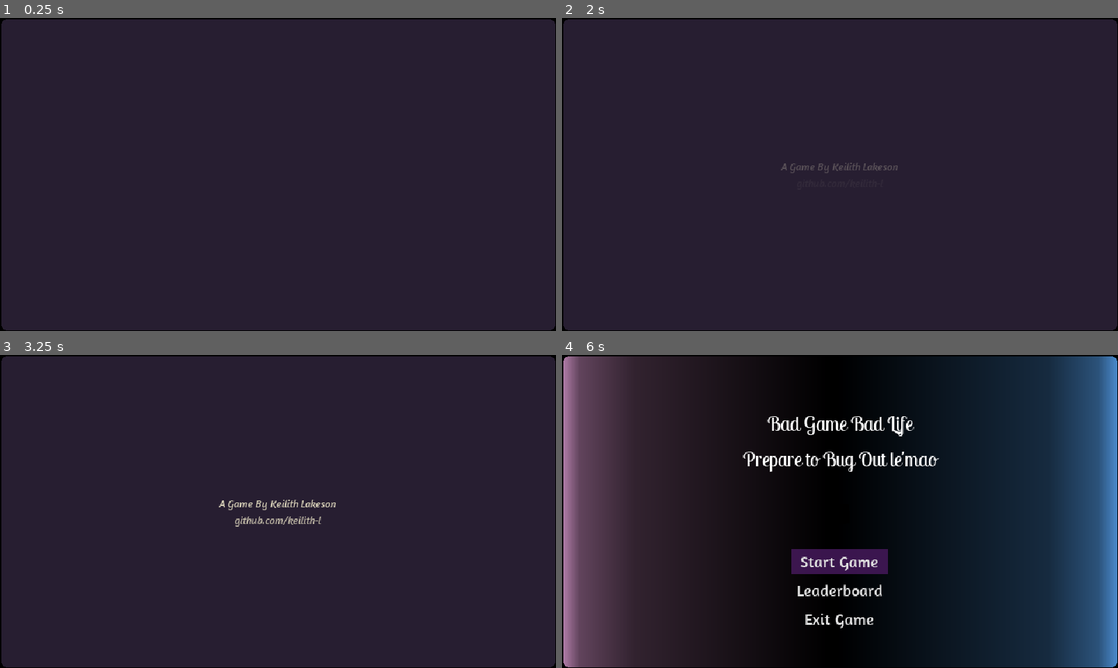
Above: before the commit, frames 1-4 (two rows, left to right).
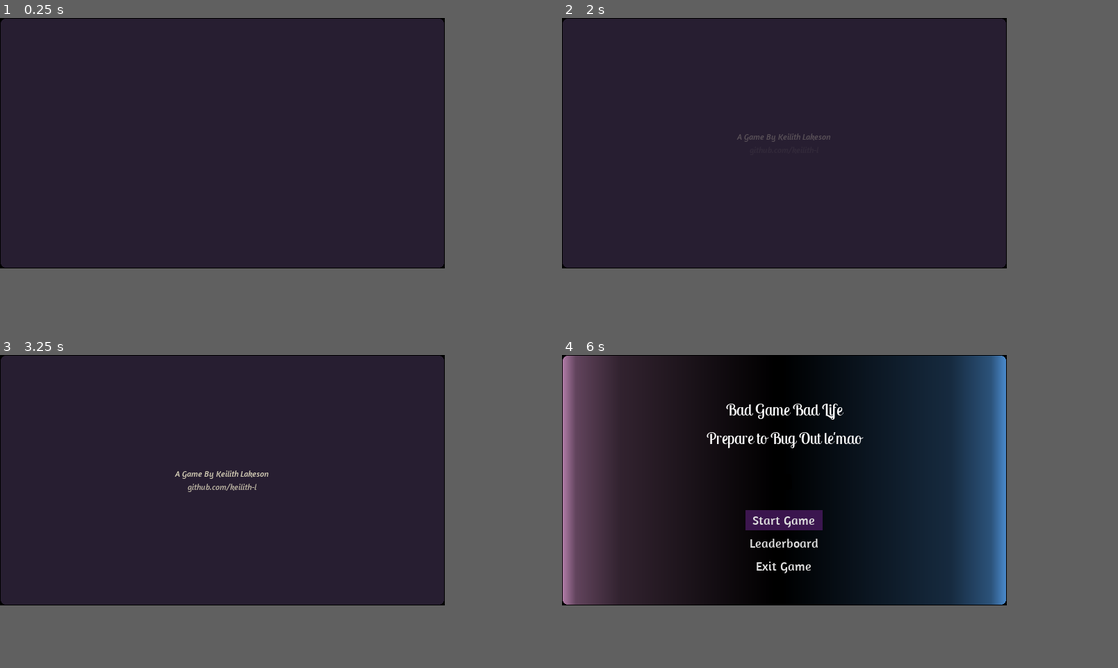
Above: after the commit, the same moments.

Repository: jlahman/ProjectArena
Game: Godot game, scene res://Game.tscn
The game is run twice, just before and just after one commit, with the same random seed, the same clock (stepped at 60 frames per second) and the same inputs. The engine's default icon, where the game draws it, is replaced by a stand-in: a white triangle on a blue panel in a dark square.
Inputs:
- Up to frame 1 (0.25 s): no input
- Up to frame 2 (2 s): tap Enter at 0.5 s; hold Right (move_right) 0.53-1.28 s; hold S (look_down) 0.53-1.28 s; tap Space at 1.25 s; hold Down (move_down) from 1.28 s (still down); tap A (look_left) at 1.35 s
- Up to frame 3 (3.25 s): release Down (move_down) at 2.03 s; hold Right (move_right) 2.03-2.78 s; hold D (look_right) 2.03-2.78 s; hold Up (move_up) from 2.78 s (still down); tap W (look_up) at 2.85 s
- Up to frame 4 (6 s): release Up (move_up) at 3.53 s; hold S (look_down) 3.53-4.28 s; hold Left (move_left) 3.53-5.03 s; tap A (look_left) at 4.35 s; hold Down (move_down) 5.03-5.78 s; hold D (look_right) 5.03-5.78 s; tap Enter at 5.75 s; hold Right (move_right) from 5.78 s (still down); tap W (look_up) at 5.85 s
In our replay, the window is 800x450 before the commit and 640x360 after it. These sizes can differ from the game's own. Grey fills any space a smaller window leaves; there, only what the larger window draws over its background counts as a difference.

The runs differ from the first frame. In frame 1, 1.1% of the frame differs, in the area x 0-100%, y 0-100%; in frame 2, 1.3%; in frame 3, 1.8%; in frame 4, 51%.

Commit message:
Decreased deadzone on aim stick input actions.

Diff:
--- a/Player/Weapons/SingleFire/SingleFire.gd
+++ b/Player/Weapons/SingleFire/SingleFire.gd
@@ -15,4 +15,4 @@
 	var horizontal = Input.get_action_strength("look_right") - Input.get_action_strength("look_left")
 	var vertical = Input.get_action_strength("look_down") - Input.get_action_strength("look_up")
 	if(horizontal != 0.0 or vertical != 0.0):
-		_look_dir = Vector2(horizontal, vertical).normalized()
+		_look_dir = (_look_dir + Vector2(horizontal, vertical).normalized())/2
--- a/project.godot
+++ b/project.godot
@@ -20,10 +20,6 @@
 
 window/size/width=640
 window/size/height=360
-window/size/borderless=true
-window/size/fullscreen=true
-window/size/test_width=1920
-window/size/test_height=1080
 window/stretch/mode="viewport"
 window/stretch/aspect="keep"
 
@@ -54,25 +50,25 @@
  ]
 }
 look_left={
-"deadzone": 0.5,
+"deadzone": 0.1,
 "events": [ Object(InputEventKey,"resource_local_to_scene":false,"resource_name":"","device":0,"alt":false,"shift":false,"control":false,"meta":false,"command":false,"pressed":false,"scancode":65,"unicode":0,"echo":false,"script":null)
 , Object(InputEventJoypadMotion,"resource_local_to_scene":false,"resource_name":"","device":0,"axis":2,"axis_value":-1.0,"script":null)
  ]
 }
 look_right={
-"deadzone": 0.5,
+"deadzone": 0.1,
 "events": [ Object(InputEventKey,"resource_local_to_scene":false,"resource_name":"","device":0,"alt":false,"shift":false,"control":false,"meta":false,"command":false,"pressed":false,"scancode":68,"unicode":0,"echo":false,"script":null)
 , Object(InputEventJoypadMotion,"resource_local_to_scene":false,"resource_name":"","device":0,"axis":2,"axis_value":1.0,"script":null)
  ]
 }
 look_up={
-"deadzone": 0.5,
+"deadzone": 0.1,
 "events": [ Object(InputEventKey,"resource_local_to_scene":false,"resource_name":"","device":0,"alt":false,"shift":false,"control":false,"meta":false,"command":false,"pressed":false,"scancode":87,"unicode":0,"echo":false,"script":null)
 , Object(InputEventJoypadMotion,"resource_local_to_scene":false,"resource_name":"","device":0,"axis":3,"axis_value":-1.0,"script":null)
  ]
 }
 look_down={
-"deadzone": 0.5,
+"deadzone": 0.1,
 "events": [ Object(InputEventKey,"resource_local_to_scene":false,"resource_name":"","device":0,"alt":false,"shift":false,"control":false,"meta":false,"command":false,"pressed":false,"scancode":83,"unicode":0,"echo":false,"script":null)
 , Object(InputEventJoypadMotion,"resource_local_to_scene":false,"resource_name":"","device":0,"axis":3,"axis_value":1.0,"script":null)
  ]
